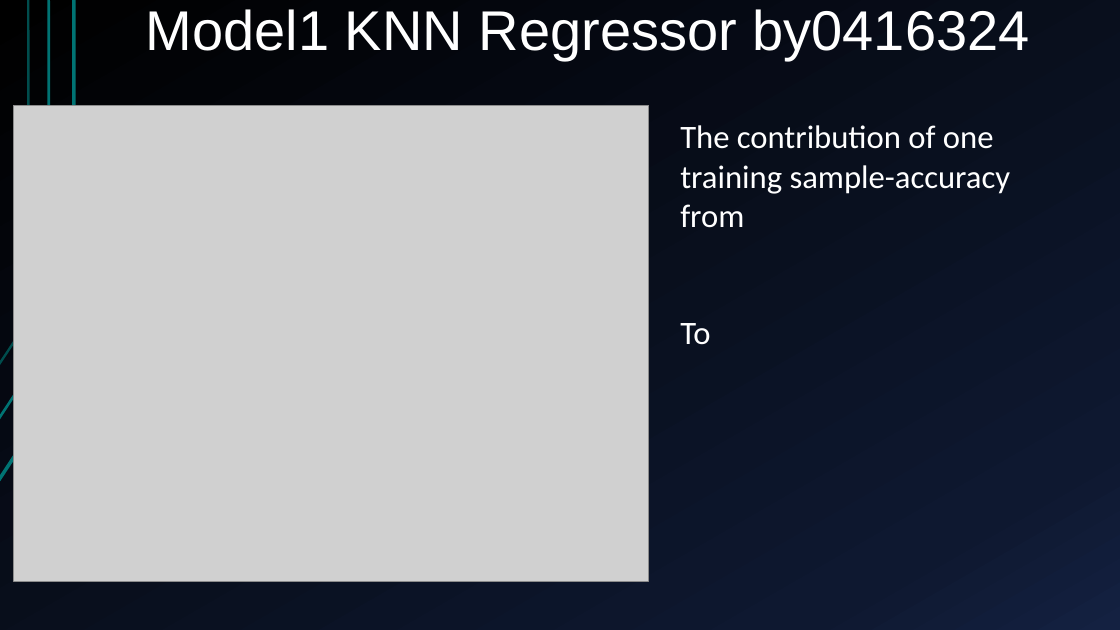
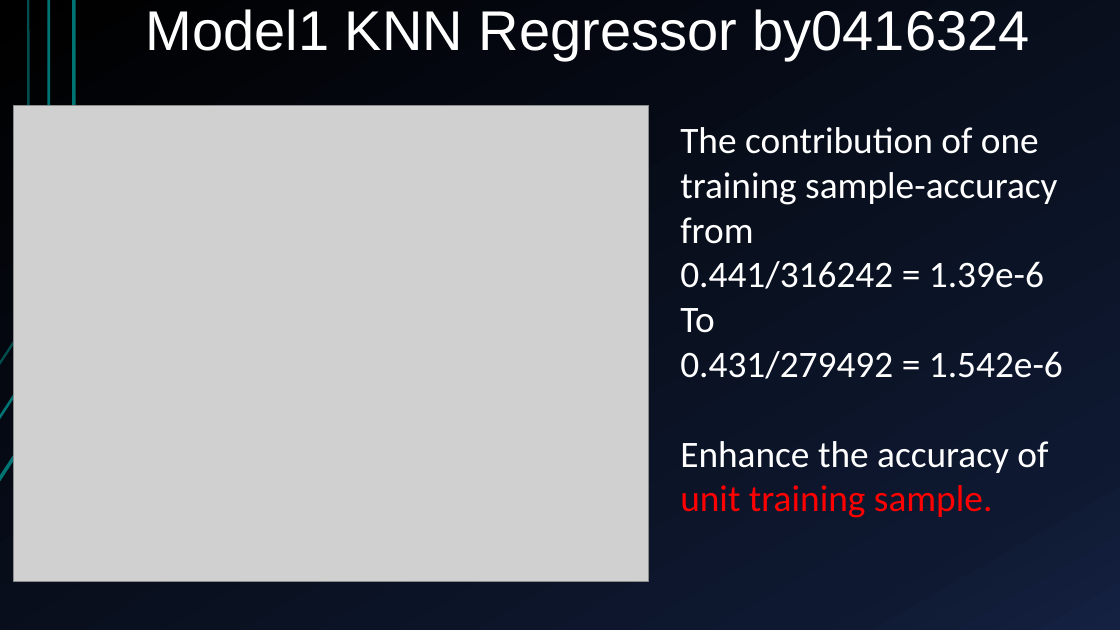
Before and after one commit to Alfons0329/Machine_Learning_Fall_2017, a slide deck: slide 10 of Final_proj/Presentation.pptx. Drawn at 1120x630 pixels with LibreOffice and Linux fonts; fonts in the diff are those of the drawing; grey boxes stand for pictures. Boxes give left, top, right and bottom in pixels: in the first picture for what was removed or moved away, otherwise in the second. Text is boxed around its words. In the diff, an @@ line names an element or a change of style, - is before the commit and + after.

Commit message:
Done my part of report

```diff
--- a/Final_proj/Presentation.pptx
+++ b/Final_proj/Presentation.pptx
@@ text at box(680, 127, 1057, 333): size 28 to 32 pt in "The contribution of one training sample-accuracy from", "To" @@
@@ text at box(680, 261, 1044, 289): paragraph added @@
+0.441/316242 = 1.39e-6
@@ text at box(680, 351, 1063, 518): paragraphs added @@
+0.431/279492 = 1.542e-6
+Enhance the accuracy of unit training sample.
```
